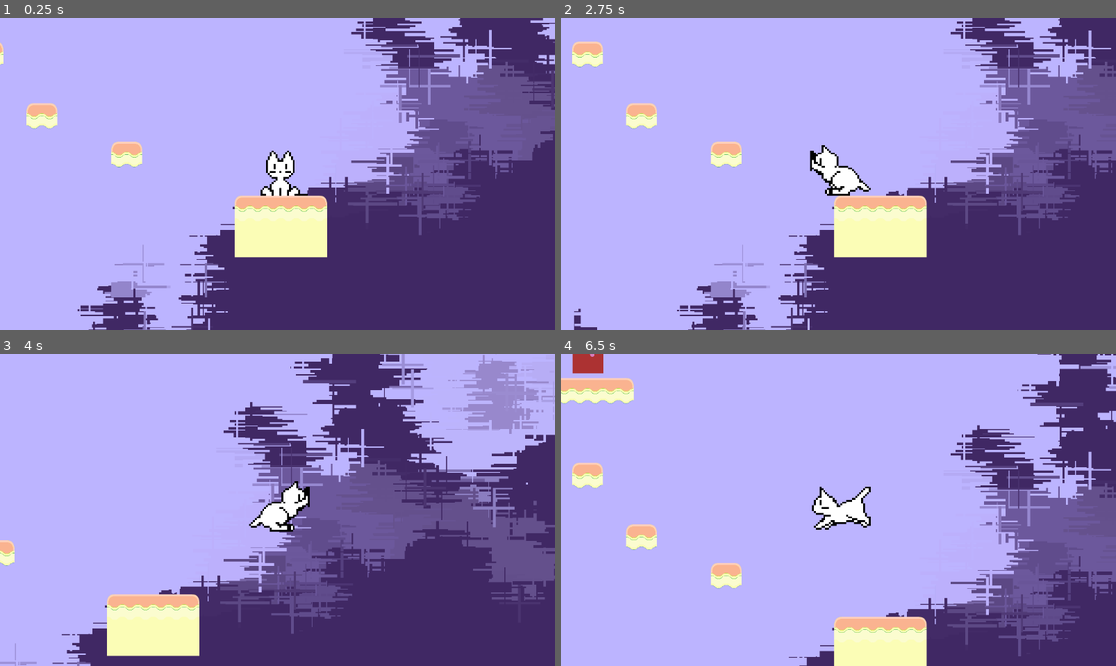
Above: before the commit, frames 1-4 (two rows, left to right).
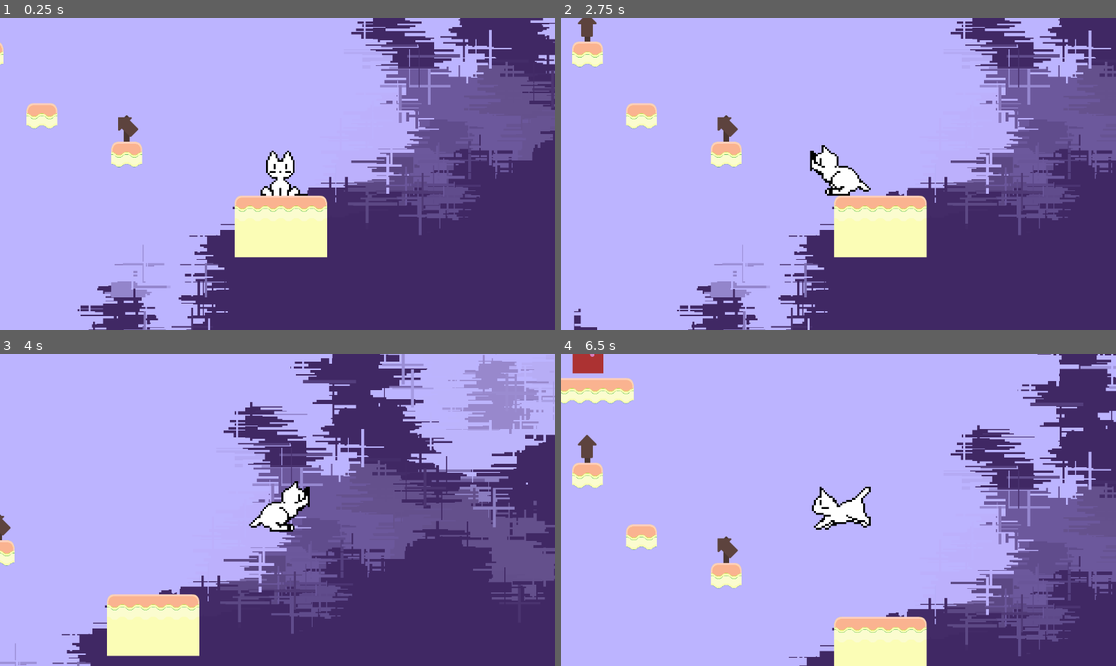
Above: after the commit, the same moments.

Repository: 06NinjaKid06/badideasgamejam-game
Game: Godot game, scene res://scenes/node_2d.tscn
Same seed, same stepped clock (60 frames per second), same inputs: the game is played once before the commit and once after it.
Inputs:
- Up to frame 1 (0.25 s): no input
- Up to frame 2 (2.75 s): tap Enter at 0.5 s; hold Z (action) 0.53-1.28 s; hold D (right) 0.53-2.03 s; tap W (jump) at 0.77, 1.52 s; tap Z (action) at 1.35 s; hold A (left) from 2.03 s (still down); hold Z (action) from 2.03 s (still down)
- Up to frame 3 (4 s): release A (left) at 2.78 s; release Z (action) at 2.78 s; hold D (right) from 2.78 s (still down); tap Z (action) at 2.85 s; tap W (jump) at 3.02, 3.77 s; hold Z (action) from 3.53 s (still down)
- Up to frame 4 (6.5 s): release D (right) at 4.28 s; release Z (action) at 4.28 s; hold A (left) 4.28-5.03 s; tap Z (action) at 4.35, 5.85 s; tap W (jump) at 4.52, 6.02 s; hold D (right) 5.03-5.78 s; hold Z (action) 5.03-5.78 s; hold A (left) from 5.78 s (still down)

The runs differ from the first frame. In frame 1, 0.2% of the frame differs, in the area x 21-25%, y 31-40%; in frame 2, 0.3%; in frame 3, less than 0.1%; in frame 4, 0.4%, in the area x 3-32%, y 25-68%.

Commit message:
add sign tiles

Diff:
--- a/scenes/node_2d.tscn
+++ b/scenes/node_2d.tscn
@@ -515,7 +515,7 @@
 position = Vector2(-16, 0)
 tile_set = SubResource("TileSet_4vge2")
 format = 2
-layer_0/tile_data = PackedInt32Array(1048589, 524291, 3, 150 …(26932 unchanged characters)… 9501, 3, 3, 1769505, 3, 3, 1769509, 3, 3)
+layer_0/tile_data = PackedInt32Array(1048589, 524291, 3, 150 …(26932 unchanged characters)… 9501, 3, 3, 1769505, 3, 3, 1769509, 3, 3, 786445, 1179651, 10, -5, 1048579, 11)
 layer_1/name = "Layer1"
 
 [node name="killzone" parent="." instance=ExtResource("5_04qyp")]
